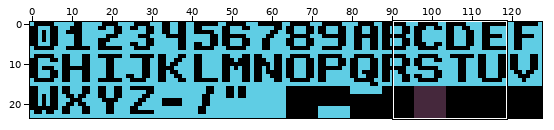
A pixel-art file gets an edit: img/font.aseprite. The picture above shows the old version from afar; the outline marks the close-up.
Close-up. Before the edit:
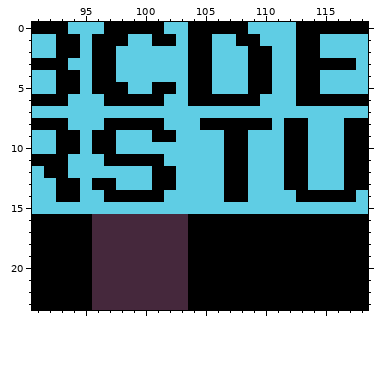
128x24 pixels, 1 frame. Shown: x 91..118, y 0..23.
Now the later version:
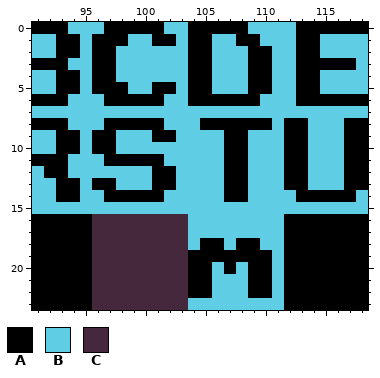
Palette (. is transparent): A #000000  B #5fcde4  C #45283c
Change:
y 16..17: x 104..111 AAAAAAAA -> BBBBBBBB
y 18: x 104 A -> B; x 107 A -> B; x 110..111 AA -> BB
y 19: x 111 A -> B
y 20: x 106 A -> B; x 108 A -> B; x 111 A -> B
y 21..22: x 106..108 AAA -> BBB; x 111 A -> B
y 23: x 104..111 AAAAAAAA -> BBBBBBBB
